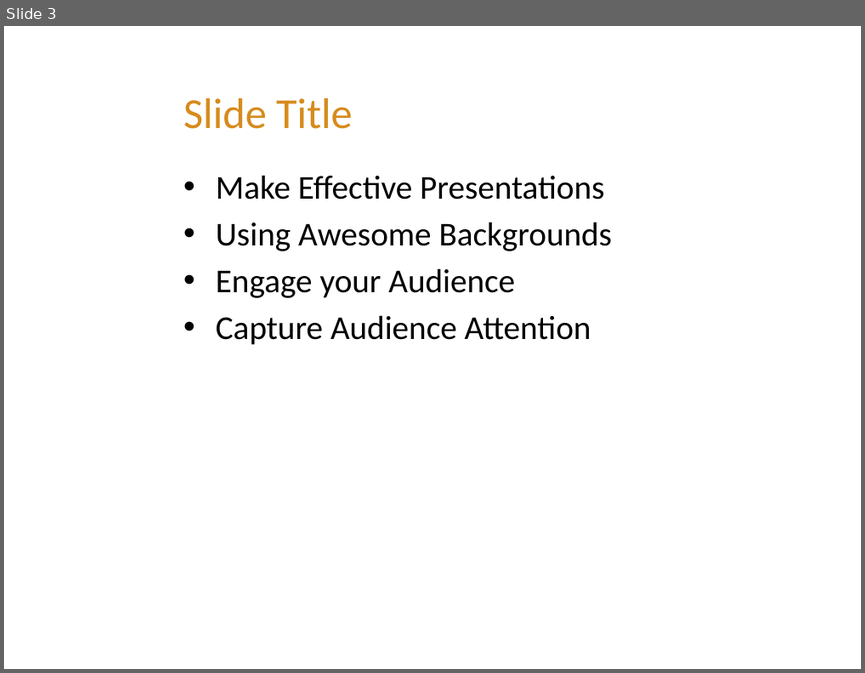
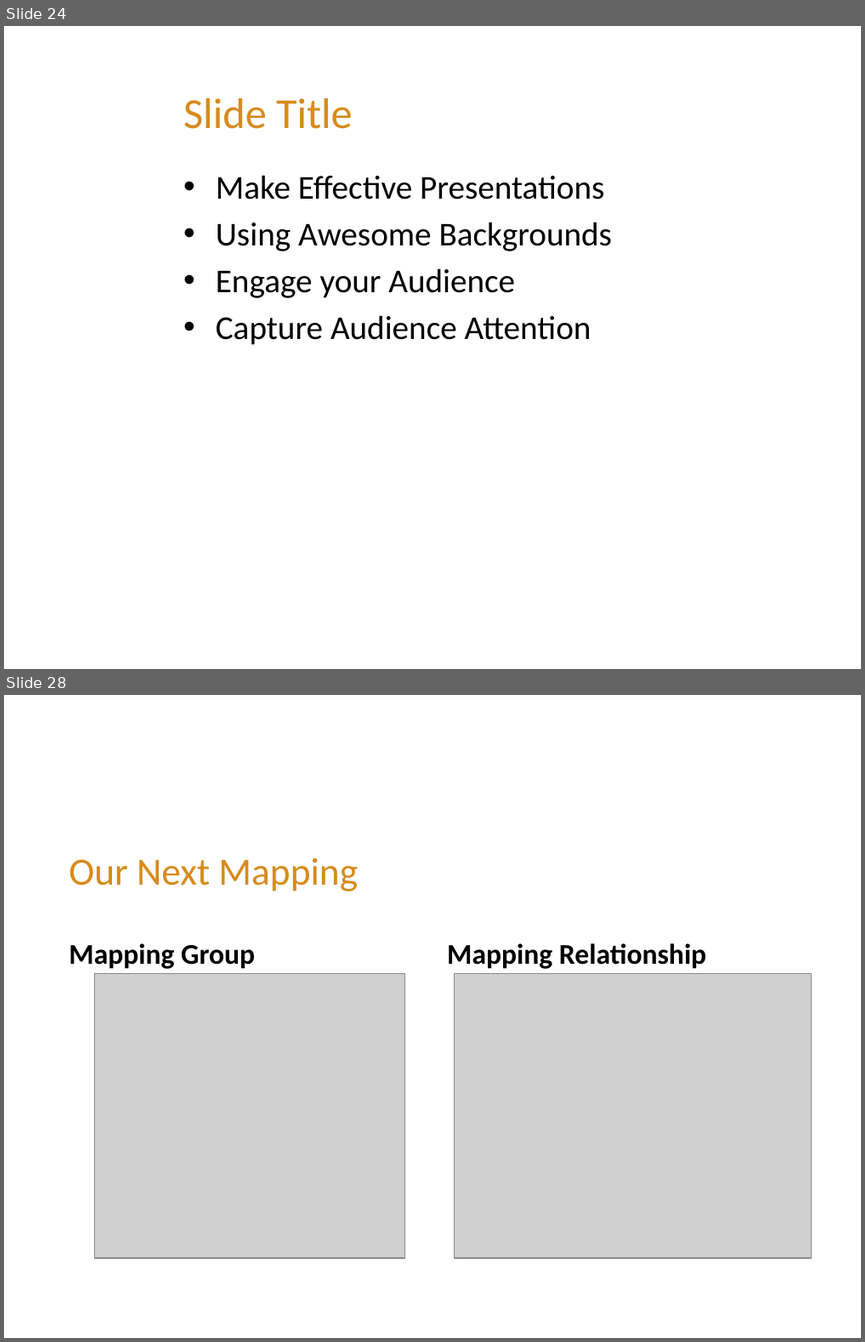
Before and after one commit to FeedMapping/Schema, a slide deck: slide/ppt/Mapping-Out.pptx. Shown one above the other, each under a label of ours: slide 3 before the commit, slides 24 and 28 after it; the slides between them are not shown. The pictures are 865x673 and 865x1342 pixels, drawn with LibreOffice and Linux fonts; fonts in the diff are those of the drawing; grey boxes stand for pictures; background and template pictures are left out. Boxes give left, top, right and bottom in pixels: in the first picture for what was removed or moved away, otherwise in the second. Text is boxed around its words. In the diff, an @@ line names an element or a change of style, - is before the commit and + after.

```diff
--- a/slide/ppt/Mapping-Out.pptx
+++ b/slide/ppt/Mapping-Out.pptx
@@ slide 28 added at [4,695,861,1338], background picture (left out) @@
@@ title added at [69,858,358,891], 32.4 pt, text #D68B1C @@
+Our Next Mapping
@@ text added at [69,943,255,969], 24 pt, text #000000, bold @@
+Mapping Group
@@ text added at [447,943,706,969], 24 pt, text #000000, bold @@
+Mapping Relationship
@@ picture added at [95,974,404,1258] @@
@@ picture added at [454,974,812,1258] @@
@@ what was slide 3 is now slide 24 @@
```
Also in this commit, not shown: 25 other slides added, 2 slides removed, 1 other file.
